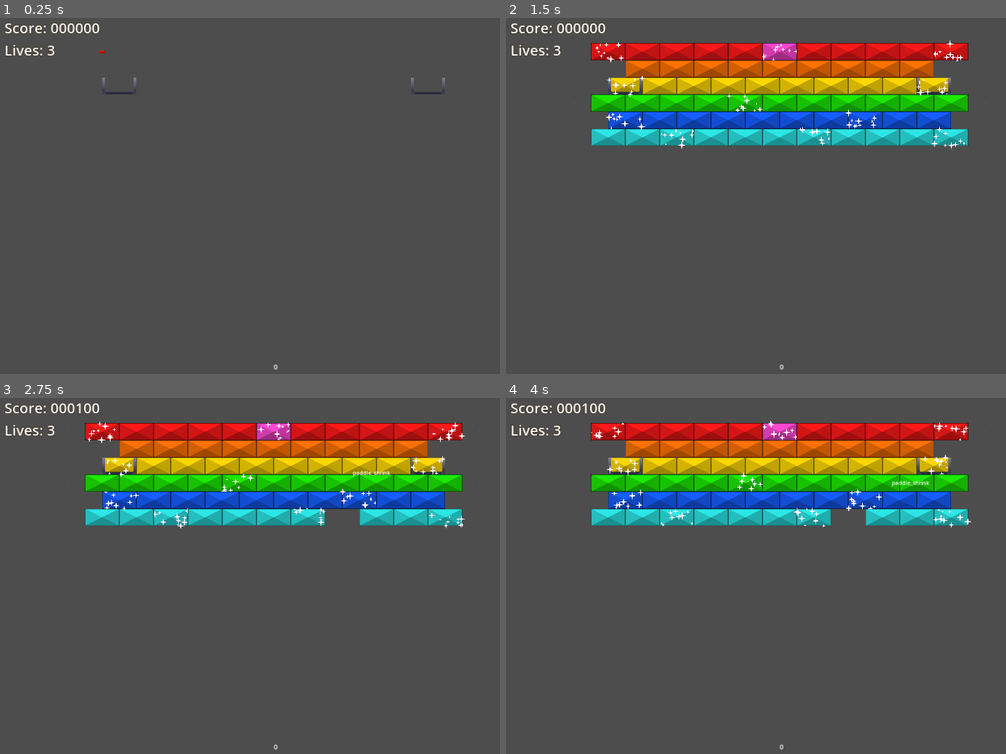
Above: before the commit, frames 1-4 (two rows, left to right).
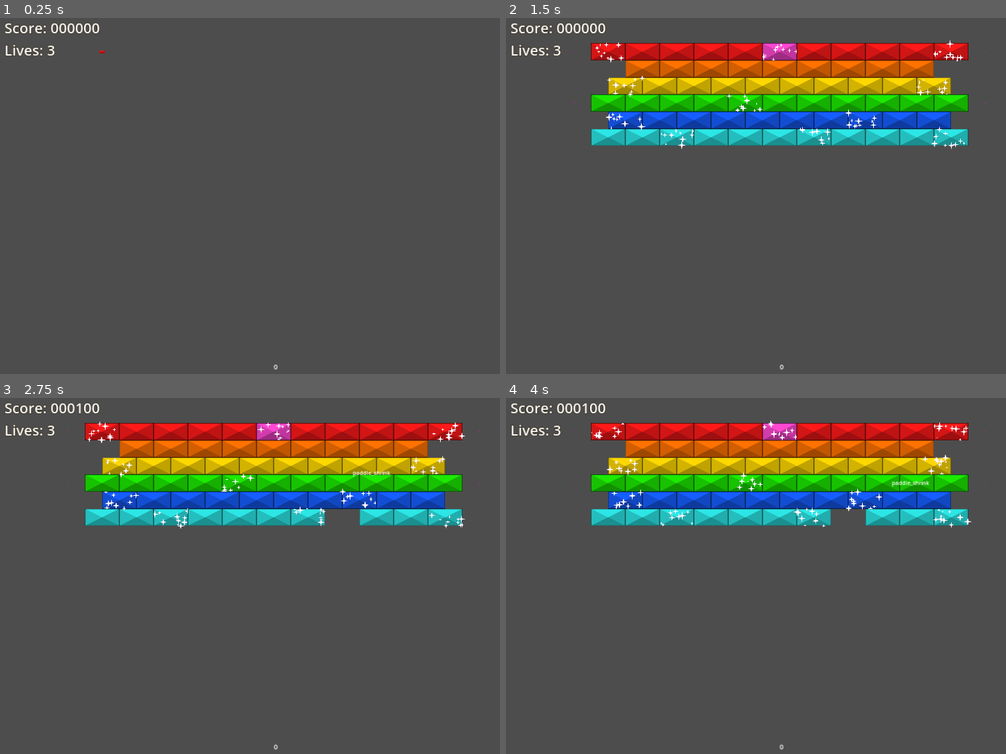
Above: after the commit, the same moments.

Repository: O-39889/brickout
Game: Godot game, scene res://scenes/main_level.tscn
Two runs of this game, one before a commit and one after it. Both use one fixed random seed, a clock stepped at 60 frames per second and the inputs below.
Inputs (mouse positions are in pixels of both pictures, inside the frame that each line leads up to):
- Up to frame 1 (0.25 s): no input
- Up to frame 2 (1.5 s): move the mouse to (811, 192) at 0.52 s; click (811, 192) at 0.67 s; move the mouse to (751, 196) at 1.27 s; click (751, 196) at 1.42 s
- Up to frame 3 (2.75 s): move the mouse to (285, 568) at 2.02 s; click (285, 568) at 2.17 s
- Up to frame 4 (4 s): move the mouse to (771, 579) at 2.77 s; click (771, 579) at 2.92 s; move the mouse to (821, 579) at 3.52 s; click (821, 579) at 3.67 s

The runs differ from the first frame. In frame 1, 0.1% of the frame differs, in the area x 20-90%, y 16-22%; in frame 2, 0.2%; in frame 3, 0.2%; in frame 4, 0.2%.

Commit message:
Break something

Diff:
--- a/scenes/RegularBrick.tscn
+++ b/scenes/RegularBrick.tscn
@@ -1,9 +1,10 @@
-[gd_scene load_steps=7 format=3 uid="uid://blofikyc7x7vn"]
+[gd_scene load_steps=8 format=3 uid="uid://blofikyc7x7vn"]
 
 [ext_resource type="PackedScene" uid="uid://5p2y5riyrwvs" path="res://scenes/BrickBase.tscn" id="1_q32mh"]
 [ext_resource type="Script" path="res://scripts/RegularBrick.gd" id="2_oy74a"]
 [ext_resource type="Texture2D" uid="uid://hoh4st5a63fk" path="res://assets/bricks-placeholder.png" id="3_soec6"]
 [ext_resource type="Texture2D" uid="uid://x04nv5d3f8ll" path="res://assets/brick-cracks-placeholder.png" id="4_kqa0t"]
+[ext_resource type="Script" path="res://scripts/brick_armor_sprite.gd" id="5_36o2p"]
 [ext_resource type="Texture2D" uid="uid://lstywc00fqyo" path="res://assets/sparkle-placeholder.png" id="5_bt2ku"]
 
 [sub_resource type="ParticleProcessMaterial" id="ParticleProcessMaterial_psgnd"]
@@ -38,6 +39,8 @@
 region_rect = Rect2(0, 0, 100, 50)
 
 [node name="ArmorSprites" type="Node2D" parent="." index="3"]
+visible = false
+script = ExtResource("5_36o2p")
 
 [node name="GPUParticles2D" type="GPUParticles2D" parent="." index="4"]
 visible = false
--- a/scripts/RegularBrick.gd
+++ b/scripts/RegularBrick.gd
@@ -59,9 +59,17 @@
 	set(value):
 		protected_sides = value;
 		if Engine.is_editor_hint():
-			queue_redraw();
-		else:
-			set_armor_sprites();
+			if $ArmorSprites:
+				$ArmorSprites.queue_redraw();
+		elif not Engine.is_editor_hint():
+			print(name);
+			print_tree_pretty();
+			print();
+			if $ArmorSprites:
+				if protected_sides == 0:
+					$ArmorSprites.queue_free();
+				else:
+					$ArmorSprites.queue_redraw();
 
 
 @onready var initial_durability : int = get_durability(color);
@@ -71,9 +79,6 @@
 @onready var is_reinforced : bool:
 	get:
 		return protected_sides != 0 and protected_sides != null;
-	set(value):
-		assert(is_reinforced and not is_reinforced, 'Trying to write to le read-only (hopefully) variable is_reinforced.\n(Sorry guys there\'s no other way to write read-only properties, would be hella cool if it was like in C# where you can just tell it to only have a getter and no setter would mean it cannot be set)');
-
 
 
 func _ready():
@@ -96,21 +101,27 @@
 			# to prevent softlocks or idk lol
 			self.remove_from_group(&'destructible_bricks');
 	update_sprites();
-	if is_reinforced:
-		if Engine.is_editor_hint():
-			queue_redraw();
-		else:
-			set_armor_sprites();
 	if $GPUParticles2D:
 		$GPUParticles2D.visible = is_shimmering;
 		$GPUParticles2D.emitting = is_shimmering;
 	if Engine.is_editor_hint():
 		$GPUParticles2D.amount = 5;
+		if is_reinforced:
+			print(name);
+			print_tree_pretty();
+			print();
+			$ArmorSprites.brick = self;
+			$ArmorSprites.queue_redraw();
 	elif not Engine.is_editor_hint():
 		if not is_shimmering:
 			$GPUParticles2D.queue_free();
 		else:
 			$GPUParticles2D.amount = 10;
+		if is_reinforced:
+			$ArmorSprites.brick = self;
+			$ArmorSprites.queue_redraw();
+		else:
+			$ArmorSprites.queue_free();
 
 
 func get_durability(color_idx : int) -> int:
@@ -137,59 +148,7 @@
 
 
 func set_armor_sprites():
-	if is_reinforced and not Engine.is_editor_hint():
-		var sprites_node : Node2D = $ArmorSprites;
-		for child in sprites_node.get_children():
-			child.queue_free();
-
-		var sides := [];
-		var corners := [];
-		# have to do one by one by hand since trying to be a smartass
-		# didn't work because of some bullshit
-		# UPD: sorry guys I just mixed up width and height
-		# but alas, the old one is gone
-		# it was literally bulkier than this one though
-		if protected_sides & Direction.Top:
-			sides.append(0);
-		if protected_sides & Direction.Right:
-			sides.append(1);
-		if protected_sides & Direction.Bottom:
-			sides.append(2);
-		if protected_sides & Direction.Left:
-			sides.append(3);
-		if 0 in sides and 1 in sides:
-			corners.append(0);
-		if 1 in sides and 2 in sides:
-			corners.append(1);
-		if 2 in sides and 3 in sides:
-			corners.append(2);
-		if 3 in sides and 0 in sides:
-			corners.append(3);
-
-		for side_idx in sides:
-			var sprite := Sprite2D.new();
-			sprite.region_enabled = true;
-			sprite.region_rect.position.x = 0;
-			sprite.region_rect.position.y = height * side_idx;
-			sprite.region_rect.size.x = width;
-			sprite.region_rect.size.y = height;
-			sprite.centered = true;
-			sprite.texture = ARMOR_TEXTURE;
-			sprite.name = 'Side' + 'NESW'[side_idx];
-			sprites_node.add_child(sprite);
-		for corner_idx in corners:
-			var sprite := Sprite2D.new();
-			sprite.region_enabled = true;
-			sprite.region_rect.position.x = width;
-			sprite.region_rect.position.y = height * corner_idx;
-			sprite.region_rect.size.x = width;
-			sprite.region_rect.size.y = height;
-			sprite.centered = true;
-			sprite.texture = ARMOR_TEXTURE;
-			sprite.name = 'Corner' + [
-				'NE', 'SE', 'SW', 'NW'
-			][corner_idx]
-			sprites_node.add_child(sprite);
+	pass
 
 
 func set_crack_sprite(new_durability: int, initial_durability: int):
--- /dev/null
+++ b/scripts/brick_armor_sprite.gd
@@ -0,0 +1,52 @@
+extends Node2D;
+
+
+const ARMOR_TEXTURE := preload("res://assets/brick-edges-placeholder.png");
+
+
+var brick : RegularBrick;
+
+
+func _draw():
+	if not brick.is_reinforced:
+		return
+	var sides := [];
+	var corners := [];
+	if brick.protected_sides & RegularBrick.Direction.Top:
+		sides.append(0);
+	if brick.protected_sides & RegularBrick.Direction.Right:
+		sides.append(1);
+	if brick.protected_sides & RegularBrick.Direction.Bottom:
+		sides.append(2);
+	if brick.protected_sides & RegularBrick.Direction.Left:
+		sides.append(3);
+	if 0 in sides and 1 in sides:
+		corners.append(0);
+	if 1 in sides and 2 in sides:
+		corners.append(1);
+	if 2 in sides and 3 in sides:
+		corners.append(2);
+	if 3 in sides and 0 in sides:
+		corners.append(3);
+
+	var draw_rect := Rect2(); # prolly lol
+	draw_rect.position.x = brick.global_position.x - brick.width / 2;
+	draw_rect.position.y = brick.global_position.y - brick.height / 2;
+	draw_rect.size.x = brick.width;
+	draw_rect.size.y = brick.height;
+
+	for side_idx in sides:
+		var src_rect := Rect2();
+		src_rect.position.x = 0;
+		src_rect.position.y = brick.height * side_idx;
+		src_rect.size.x = brick.width;
+		src_rect.size.y = brick.height;
+		draw_texture_rect_region(ARMOR_TEXTURE, draw_rect, src_rect);
+
+	for corner_idx in corners:
+		var src_rect := Rect2();
+		src_rect.position.x = brick.width;
+		src_rect.position.y = brick.height * corner_idx;
+		src_rect.size.x = brick.width;
+		src_rect.size.y = brick.height;
+		draw_texture_rect_region(ARMOR_TEXTURE, draw_rect, src_rect);
